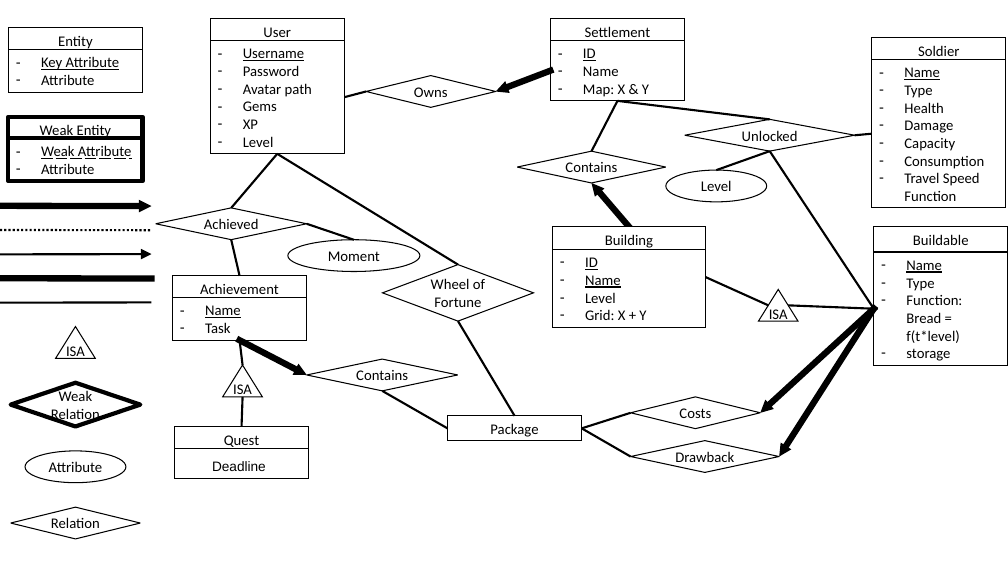
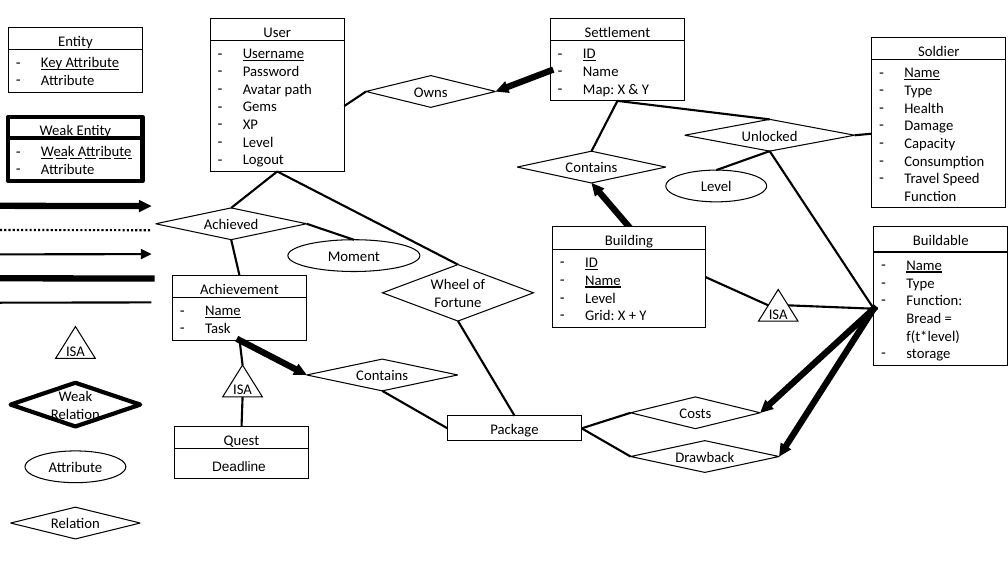
Before and after one commit to JeCheeseSmith/Clash-of-ppdb-s, a slide deck: slide 1 of documentation/include/ER-Diagram.pptx. Drawn at 1008x567 pixels with LibreOffice and Linux fonts; fonts in the diff are those of the drawing; background and template pictures are left out. Boxes give left, top, right and bottom in pixels: in the first picture for what was removed or moved away, otherwise in the second. Text is boxed around its words. In the diff, an @@ line names an element or a change of style, - is before the commit and + after.

```diff
--- a/documentation/include/ER-Diagram.pptx
+++ b/documentation/include/ER-Diagram.pptx
@@ rectangle "Username": place and size @@
-rectangle "Username" at <box>210,41,345,154</box>
+rectangle "Username" at <box>210,41,344,172</box>
@@ line moved from (366, 91) - (344, 98) to (366, 91) - (344, 106) @@
@@ line moved from (231, 208) - (278, 154) to (231, 208) - (278, 172) @@
@@ text in rectangle at <box>243,154,284,167</box>: paragraph added @@
+– Logout
@@ line moved from (458, 265) - (278, 154) to (458, 265) - (278, 172) @@
```
Also in this commit, not shown: 1 other slide changed, 1 other file.
